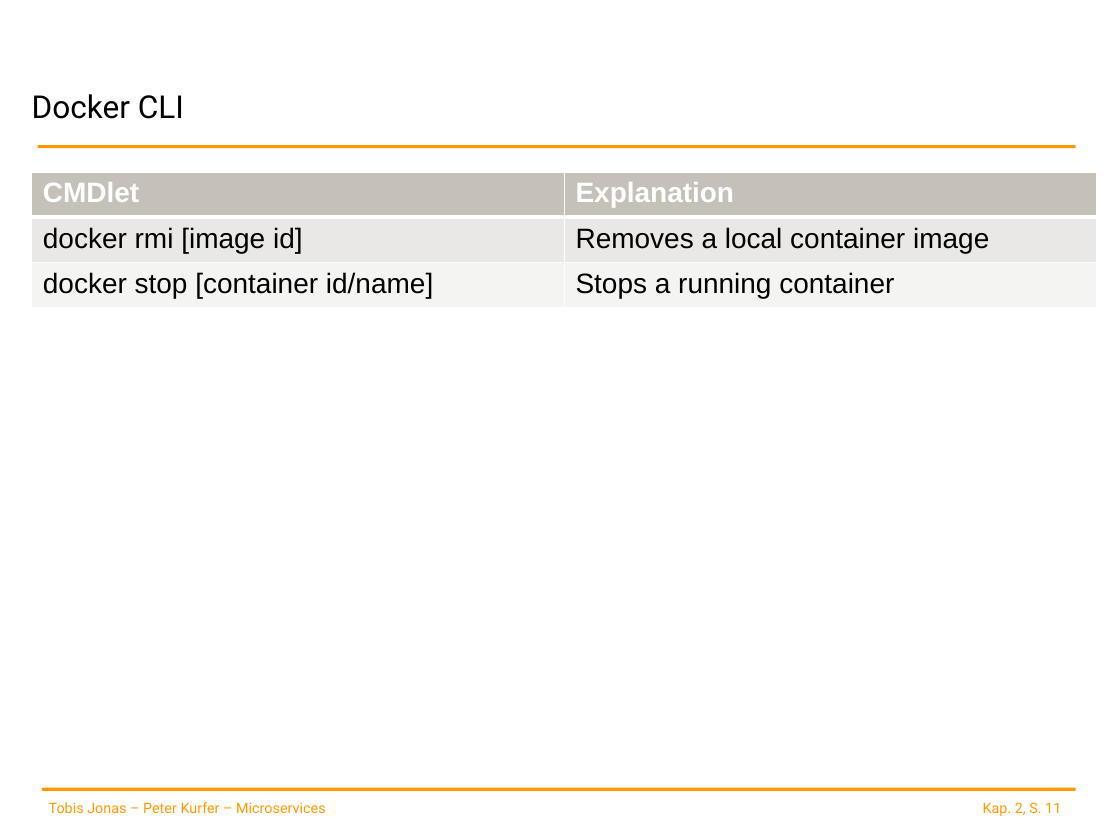
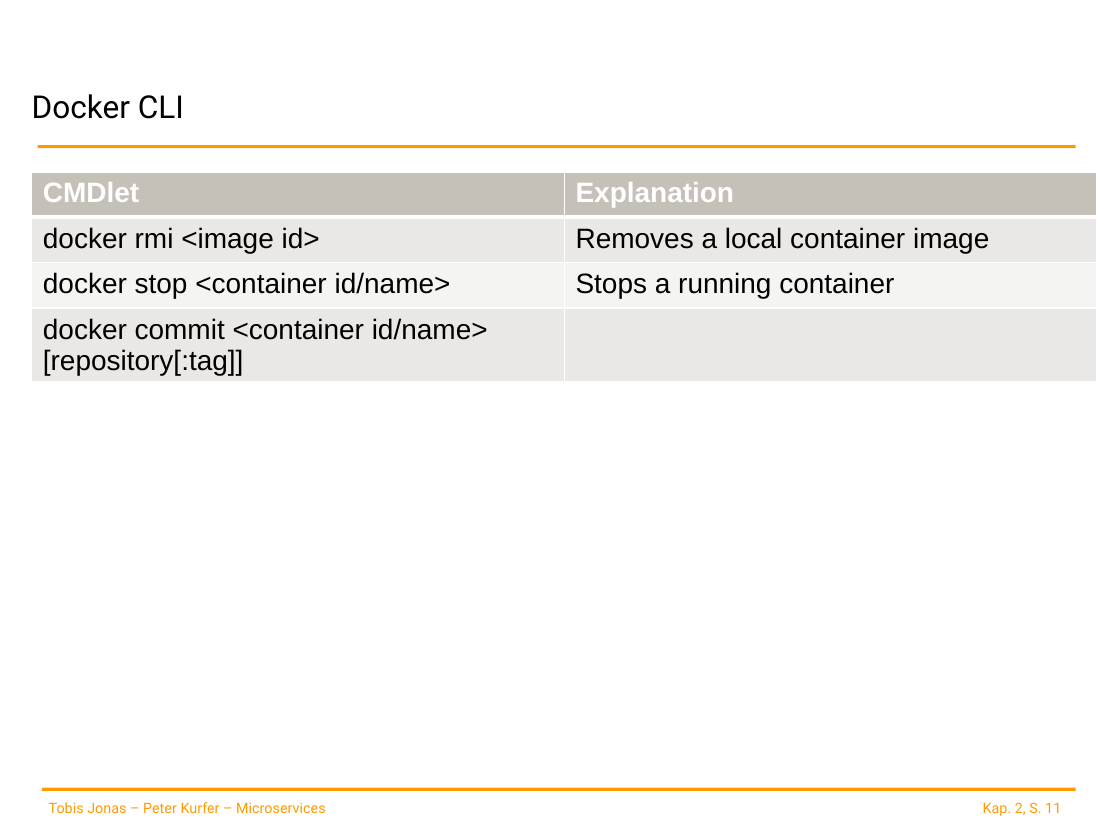
Before and after one commit to spoeck/Lectures, a slide deck: slide 11 of 02-Container-and-Provisioning/ContainerProvisioning.pptx. Drawn at 1120x840 pixels with LibreOffice and Linux fonts; fonts in the diff are those of the drawing; background and template pictures are left out. Boxes give left, top, right and bottom in pixels: in the first picture for what was removed or moved away, otherwise in the second. Text is boxed around its words. In the diff, an @@ line names an element or a change of style, - is before the commit and + after.

Commit message:
added slides about Docker image creation and Dockerfile spec

```diff
--- a/02-Container-and-Provisioning/ContainerProvisioning.pptx
+++ b/02-Container-and-Provisioning/ContainerProvisioning.pptx
@@ table at <box>31,171,1098,381</box> @@
-row 2: docker rmi [image id] | Removes a local container image
-row 3: docker stop [container id/name] | Stops a running container
+row 2: docker rmi <image id> | Removes a local container image
+row 3: docker stop <container id/name> | Stops a running container
+row 4: docker commit <container id/name> [repository[:tag]] | 
```
Also in this commit, not shown: 1 other slide changed, 6 slides added.
